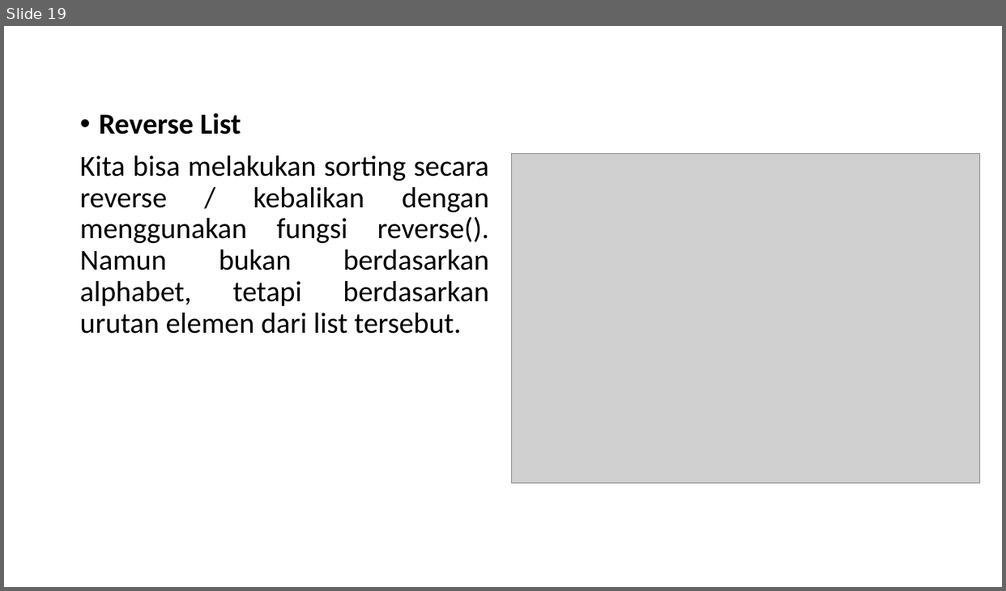
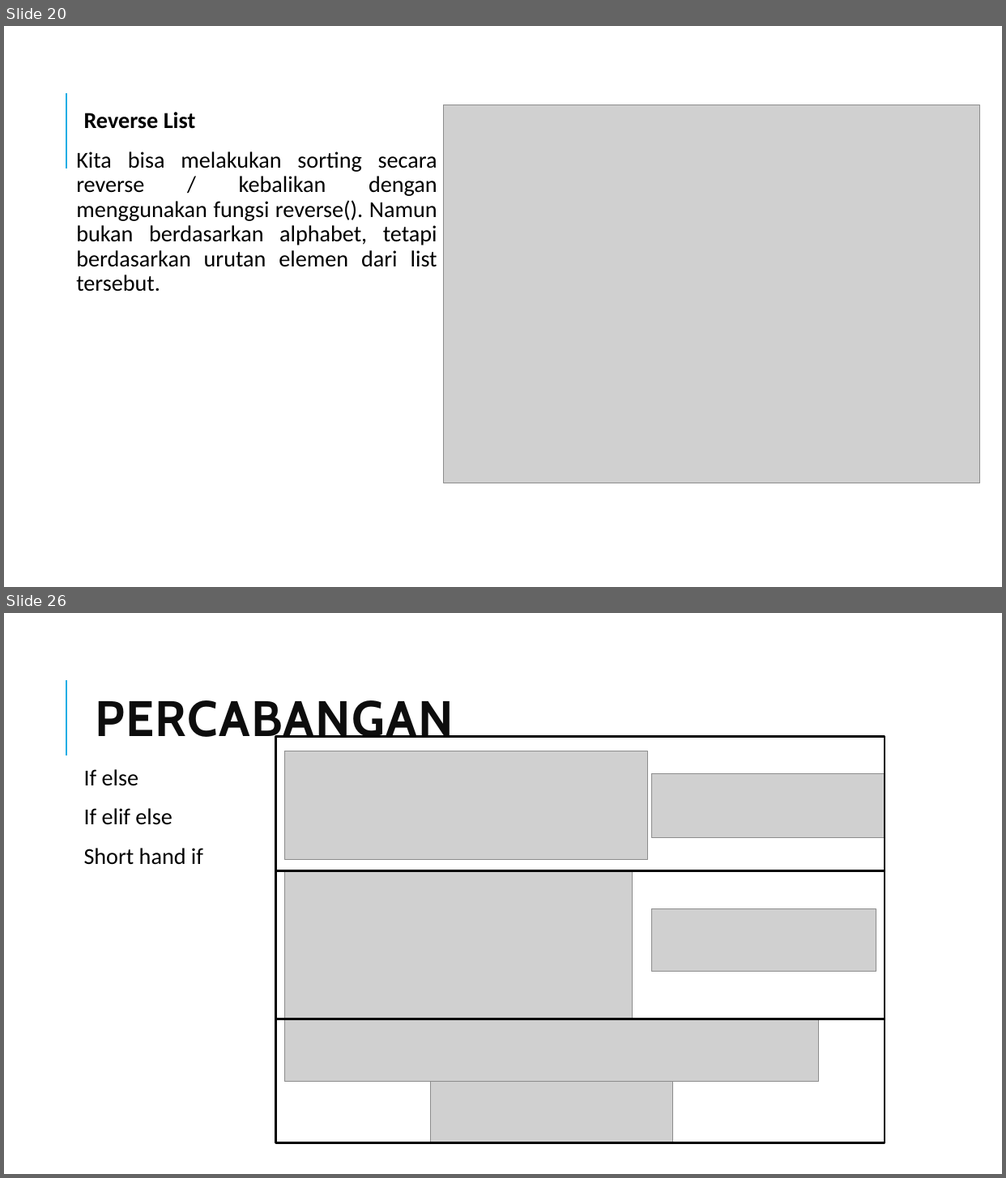
Before and after one commit to gunturadil/Deep-Learning_Guntur-Adil, a slide deck: Bahan ppt_Deep Learnin (dasar python)_Guntur Adil A.pptx. Shown one above the other, each under a label of ours: slide 19 before the commit, slides 20 and 26 after it; the slides between them are not shown. The pictures are 1006x591 and 1006x1178 pixels, drawn with LibreOffice and Linux fonts; fonts in the diff are those of the drawing; grey boxes stand for pictures. Boxes give left, top, right and bottom in pixels: in the first picture for what was removed or moved away, otherwise in the second. Text is boxed around its words. In the diff, an @@ line names an element or a change of style, - is before the commit and + after.

```diff
--- a/Bahan ppt_Deep Learnin (dasar python)_Guntur Adil A.pptx
+++ b/Bahan ppt_Deep Learnin (dasar python)_Guntur Adil A.pptx
@@ slide 26 added at (4,613,1002,1174), background #FFFFFF; not listed: 1 template element that a slide beside it also shows @@
@@ title added at (96,700,454,747), 48 pt, text #0D0D0D, bold @@
+PERCABANGAN
@@ rectangle added at (275,736,884,871), outline #000000 2.25 pt @@
@@ picture added at (285,752,647,860) @@
@@ text added at (84,769,203,865), 22 pt, text #000000 @@
+  If else
+  If elif else
+  Short hand if
@@ picture added at (651,774,884,837) @@
@@ rectangle added at (275,871,884,1019), outline #000000 2.25 pt @@
@@ picture added at (285,871,633,1019) @@
@@ picture added at (651,909,876,972) @@
@@ rectangle added at (275,1019,884,1143), outline #000000 2.25 pt @@
@@ picture added at (285,1019,819,1081) @@
@@ picture added at (431,1082,673,1143) @@
@@ what was slide 19 is now slide 20 @@
@@ slide 20 changed as well @@
@@ line added from (66, 169) to (66, 93), #1CADE4 1.5 pt @@
@@ text "Reverse List" at (76,112,437,292): size 28 to 22 pt; bullet • to  ; more space between paragraphs @@
@@ picture: place and size @@
-picture at (512,154,979,484)
+picture at (444,105,980,484)
```
Also in this commit, not shown: 18 other slides changed, 8 other slides added, 4 slides removed.
